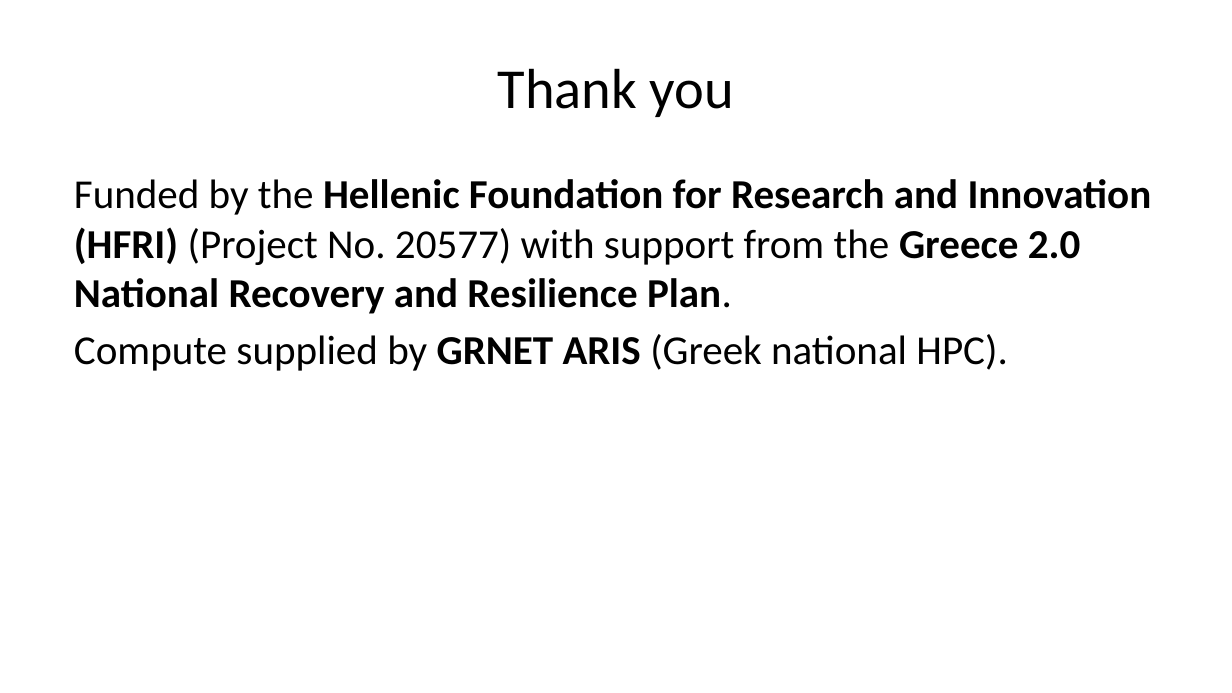
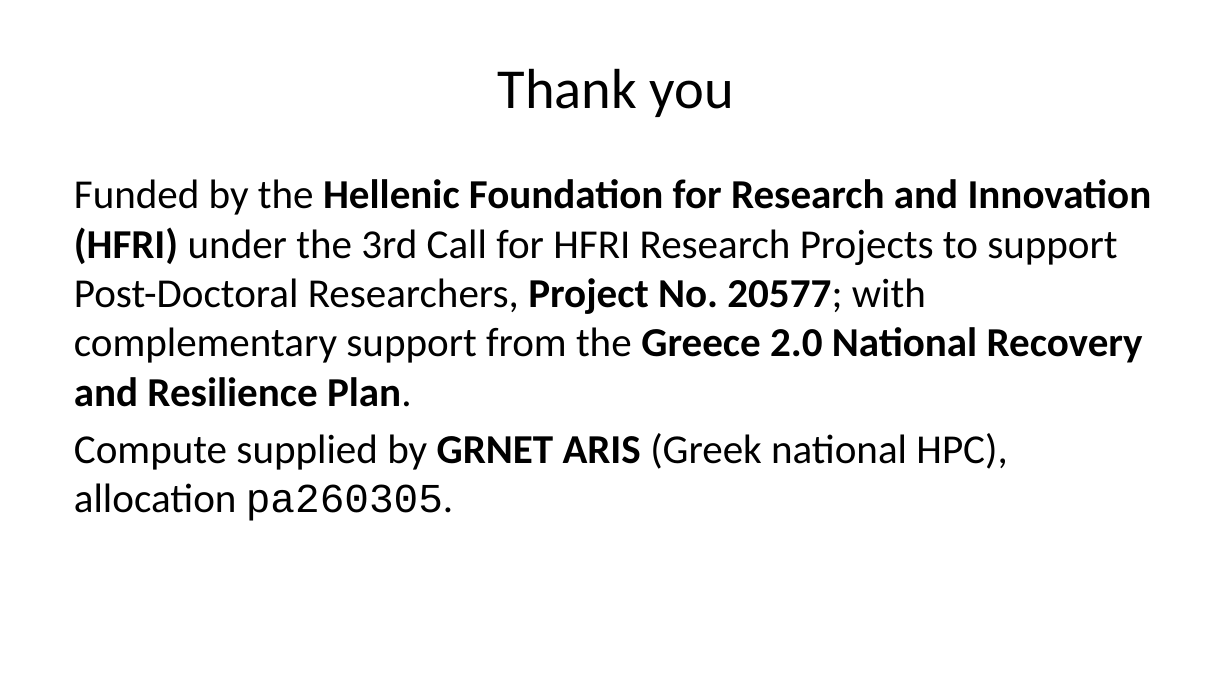
Before and after one commit to AthDGC/AthDGC.github.io, a slide deck: slide 11 of slides/announcement.pptx. Drawn at 1232x693 pixels with LibreOffice and Linux fonts; fonts in the diff are those of the drawing. Boxes give left, top, right and bottom in pixels: in the first picture for what was removed or moved away, otherwise in the second. Text is boxed around its words. In the diff, an @@ line names an element or a change of style, - is before the commit and + after.

```diff
--- a/slides/announcement.pptx
+++ b/slides/announcement.pptx
@@ text at (74,179,1152,521): text changed; bold off @@
-Funded by the Hellenic Foundation for Research and Innovation (HFRI) (Project No. 20577) with support from the Greece 2.0 National Recovery and Resilience Plan.
-Compute supplied by GRNET ARIS (Greek national HPC).
+Funded by the Hellenic Foundation for Research and Innovation (HFRI) under the 3rd Call for HFRI Research Projects to support Post-Doctoral Researchers, Project No. 20577; with complementary support from the Greece 2.0 National Recovery and Resilience Plan.
+Compute supplied by GRNET ARIS (Greek national HPC), allocation pa260305.
```
Also in this commit, not shown: 21 other files.
